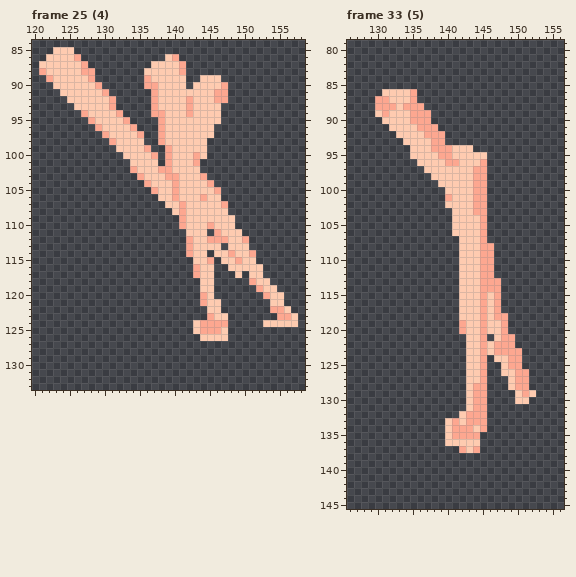
A pixel-art file gets an edit: resources/kid/unpacked/asesprite/arms/fair_left.aseprite. The picture above was drawn from the file before the commit.
256x256 pixels, 64 frames. Shown: frame 25 (4): x 120..158, y 84..133; frame 33 (5): x 126..156, y 79..145. The commit also changed other frames, which this record leaves out.
And afterwards:
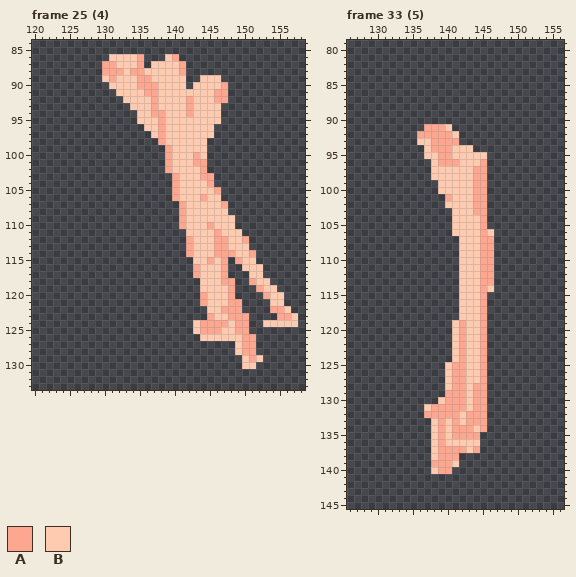
Palette (. is transparent): A #fda790  B #fecbb0
Changes in this commit:
Frame 25 (4), layer "strike":
y 85: x 123..125 BBB -> ...
y 86: x 122..126 BBBBA -> .....; x 131..135 ..... -> BBBBA
y 87: x 121..127 BBBBBBA -> .......; x 130..135 ...... -> AABBBA
y 88: x 121..128 ABBBBBAA -> ........; x 130..135 ...... -> AAABAA
y 89: x 122..128 ABBBBBA -> .......; x 130..135 ...... -> BABBBA
y 90: x 123..129 BBBBBBA -> .......; x 131..135 ..... -> BBBBA
y 91: x 124..130 BBBBBBA -> .......; x 132..136 ..... -> BBBBA
y 92: x 125..131 BBBBBBA -> .......; x 133..136 .... -> BBBB
y 93: x 126..131 BBBBBA -> ......; x 134..136 ... -> BBB
y 94: x 127..132 ABBBBA -> ......; x 135..136 .. -> BB
y 95: x 128..133 ABBBBA -> ......; x 135..137 ... -> BBB
y 96: x 129..134 ABBBBA -> ......; x 136..137 .. -> BB
y 97: x 130..135 ABBBBA -> ......; x 137 . -> B
y 98: x 131..135 ABBBB -> .....
y 99: x 132..136 BBBBA -> .....
y 100: x 133..137 BBBBA -> .....
y 101: x 134..137 BBBB -> ....; x 144 . -> A
y 102: x 134..138 ABBBA -> .....; x 144 . -> A
y 103: x 135..139 ABBBA -> .....; x 145 . -> A
y 104: x 136..139 ABBB -> ....
y 105: x 137..139 ABB -> ...
y 106: x 138..139 BB -> ..
y 107: x 139..140 BB -> ..
y 108: x 140 B -> .
y 111: x 145 . -> B
y 112: x 145 A -> B
y 113: x 146..147 B. -> AA
y 114: x 145..147 .BB -> BAA
y 115: x 146..148 .BB -> BA.
y 116: x 146..149 ..BB -> BA..
y 117: x 146..147 .. -> BA; x 149 B -> .
y 118: x 146..148 ... -> BAA
y 119..120: x 146..148 ... -> BBA
y 121: x 147..149 ... -> BAA
y 122: x 147..149 ... -> AAA
y 123: x 148..150 ... -> AAA
y 124..125: x 148..150 ... -> BAA
y 126: x 148..151 .... -> BBAA
y 127..128: x 149..151 ... -> BAA
y 129: x 150..152 ... -> BAB
y 130: x 150..151 .. -> BB
Frame 33 (5), layer "strike":
y 86: x 131..135 BBBBA -> .....
y 87: x 130..135 AABBBA -> ......
y 88: x 130..136 AAABAAA -> .......
y 89: x 130..137 BABBBAAA -> ........
y 90: x 131..137 BBBBAAA -> .......
y 91: x 132..136 BBBBA -> .....; x 139..140 .. -> AB
y 92: x 133..136 BBBB -> ...A; x 140..141 .. -> AB
y 93: x 134..135 BB -> ..; x 140..141 .. -> AA
y 94..95: x 135..136 BB -> ..
y 96: x 136..137 BB -> ..; x 139 B -> A
y 97: x 137 B -> .
y 100: x 139 . -> B
y 106: x 146 . -> B
y 107: x 146 . -> A
y 113: x 147 A -> .
y 114: x 146..147 AA -> B.
y 115..117: x 146..147 BA -> ..
y 118: x 146..148 BAA -> ...
y 119..120: x 141 . -> B; x 146..148 BBA -> ...
y 121: x 141..142 .. -> BA; x 147..149 BAA -> ...
y 122: x 141..142 .. -> BA; x 146..149 BAAA -> ....
y 123: x 141..142 .. -> BA; x 146..150 BAAAA -> .....
y 124: x 141..142 .. -> BA; x 147..150 BBAA -> ....
y 125: x 140..142 ... -> BAA; x 148..150 BAA -> ...
y 126: x 140..142 ... -> BAA; x 148..151 BBAA -> ....
y 127..128: x 140..142 ... -> BAA; x 149..151 BAA -> ...
y 129: x 140..142 ... -> AAA; x 150..152 BAB -> ...
y 130: x 139..142 .... -> BAAA; x 150..151 BB -> ..
y 131: x 137..142 ...... -> BAAAAA
y 132: x 137..141 ..... -> AAAAA
y 133..136: x 138..139 .. -> BA
y 137..138: x 138..141 .... -> BAAA
y 139: x 138..141 .... -> AAAB
y 140: x 138..140 ... -> BAA
Pixel boxes of the changes (left, top, right, bottom) in both pictures:
changed: (39, 47, 179, 215)
added: (200, 159, 214, 180)
changed: (207, 229, 263, 369)
changed: (375, 89, 459, 194)
added: (487, 229, 494, 243)
changed: (424, 278, 536, 474)
